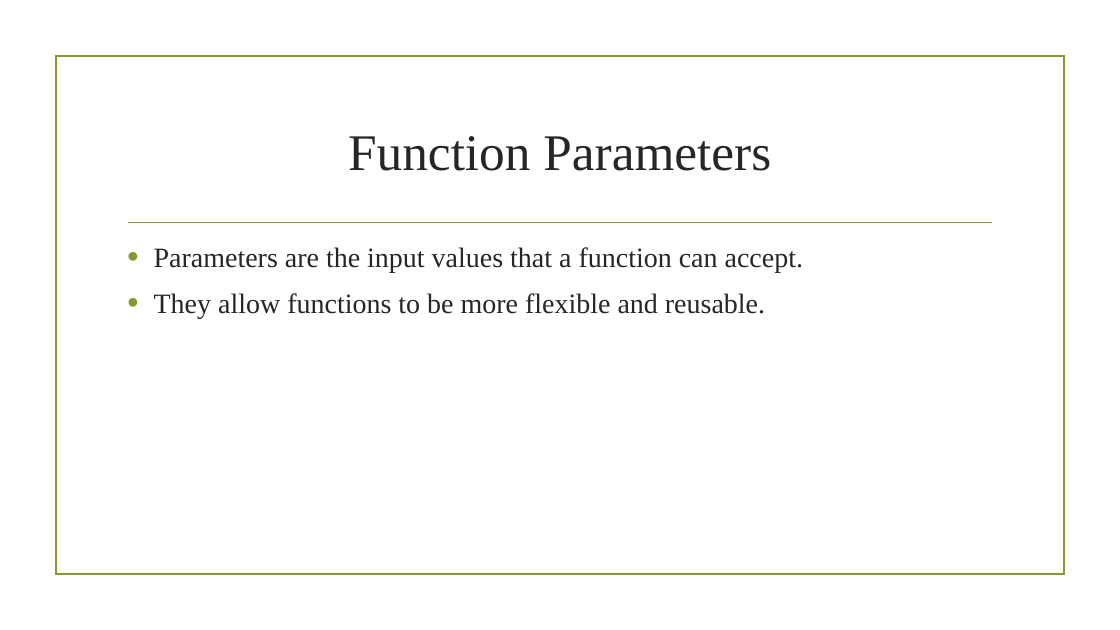
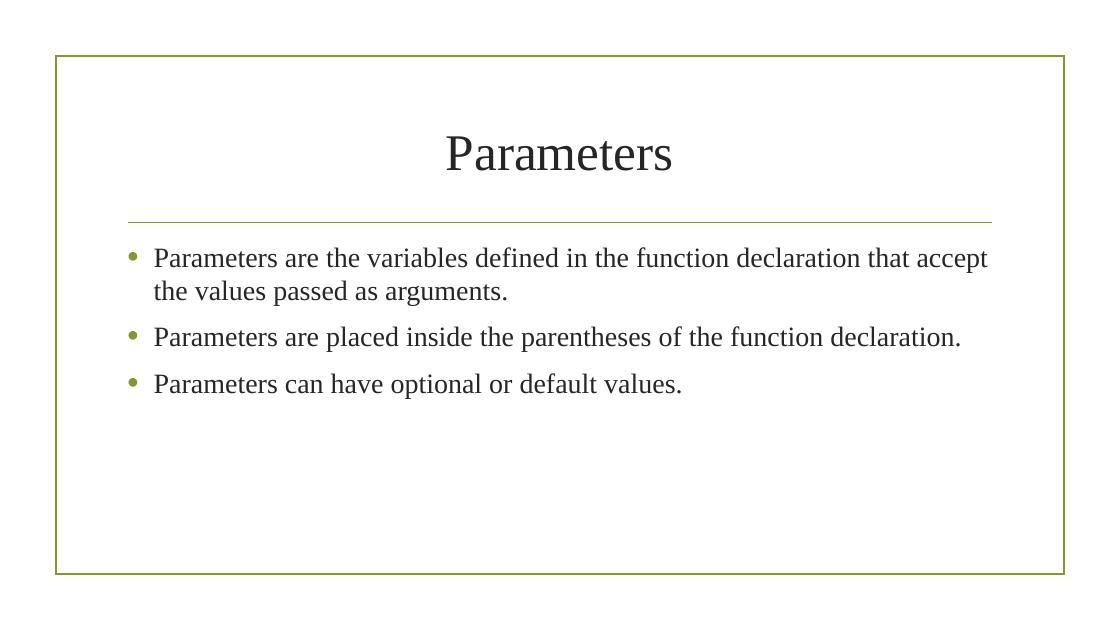
Before and after one commit to AbdifatahYasin1/Flutter-Mobile-Application, a slide deck: slide 6 of Advanced Dart.pptm (slide 5 before the commit). Drawn at 1120x630 pixels with LibreOffice and Linux fonts; fonts in the diff are those of the drawing; background and template pictures are left out. Boxes give left, top, right and bottom in pixels: in the first picture for what was removed or moved away, otherwise in the second. Text is boxed around its words. In the diff, an @@ line names an element or a change of style, - is before the commit and + after.

Commit message:
updated

```diff
--- a/Advanced Dart.pptm
+++ b/Advanced Dart.pptm
@@ title at [446,136,674,171]: text changed @@
-Function Parameters
+Parameters
@@ text at [154,247,988,398]: text changed @@
-• Parameters are the input values that a function can accept.
-• They allow functions to be more flexible and reusable.
+• Parameters are the variables defined in the function declaration that accept the values passed as arguments.
+• Parameters are placed inside the parentheses of the function declaration.
+• Parameters can have optional or default values.
```
Also in this commit, not shown: 1 other slide changed, 4 slides added.
